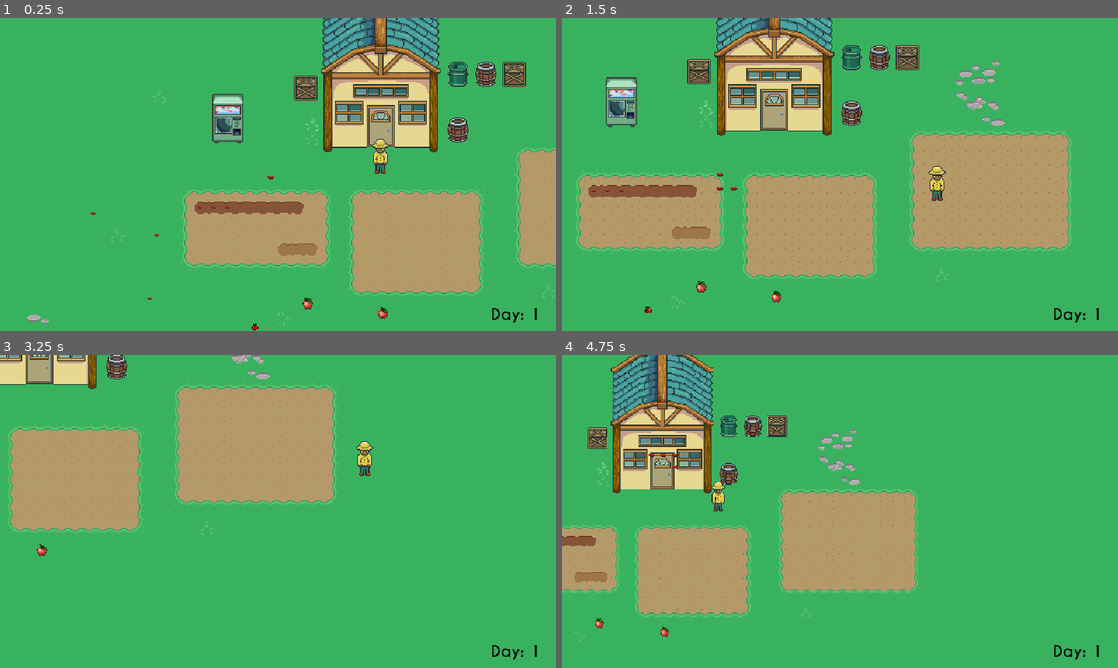
Above: before the commit, frames 1-4 (two rows, left to right).
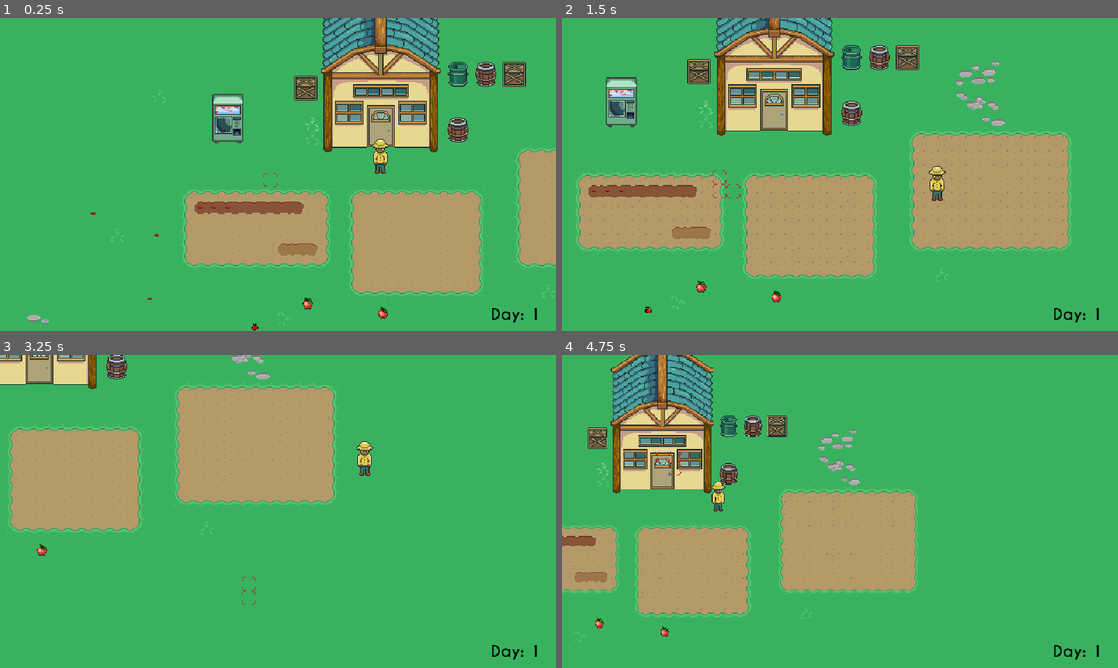
Above: after the commit, the same moments.

Repository: CreativeBuissnessCompany/cozy-x-build
Game: Godot game, scene res://Universe/universe.tscn
The game is run twice, just before and just after one commit, with the same random seed, the same clock (stepped at 60 frames per second) and the same inputs.
Inputs (mouse positions are in pixels of both pictures, inside the frame that each line leads up to):
- Up to frame 1 (0.25 s): no input
- Up to frame 2 (1.5 s): tap Enter at 0.5 s; move the mouse to (962, 158) at 0.52 s; hold Right (ui_right) 0.53-1.28 s; click (962, 158) at 0.6 s; move the mouse to (728, 190) at 1.27 s; hold Down (ui_down) from 1.28 s (still down); tap Space (interact) at 1.35 s; click (728, 190) at 1.42 s
- Up to frame 3 (3.25 s): move the mouse to (333, 442) at 2.02 s; release Down (ui_down) at 2.03 s; hold Right (ui_right) 2.03-2.78 s; tap E (toggle_dirt) at 2.1 s; click (333, 442) at 2.17 s; move the mouse to (250, 574) at 2.77 s; hold Up (ui_up) from 2.78 s (still down); tap R (toggle_water) at 2.85 s; click (250, 574) at 2.92 s
- Up to frame 4 (4.75 s): move the mouse to (1006, 558) at 3.52 s; release Up (ui_up) at 3.53 s; hold Left (ui_left) from 3.53 s (still down); tap X (zoom_in) at 3.6 s; click (1006, 558) at 3.67 s; move the mouse to (673, 464) at 4.27 s; tap Z (zoom_out) at 4.35 s; click (673, 464) at 4.42 s

The runs differ from the first frame. In frame 1, less than 0.1% of the frame differs, in the area x 47-50%, y 49-54%; in frame 2, less than 0.1%; in frame 3, less than 0.1%; in frame 4, less than 0.1%, in the area x 14-22%, y 30-39%.

Commit message:
Highlight Tile lookin' Perfect

Diff:
--- a/Components/highlight_tile/highlight_tile.gd
+++ b/Components/highlight_tile/highlight_tile.gd
@@ -11,7 +11,10 @@
 var tile_array: Array = []
 var wait_time: float = 0.15
 
+var highlight_atlas_coords = Vector2(0,0)
 
+var tilemap_to_copy
+var highlight_tilemap
 
 
 func _ready() -> void:
@@ -31,7 +34,7 @@
 	# Store Atlas Coords of selected Tile ....
 	tile_array.append(tilemap_target.get_cell_atlas_coords(mouse_pos_tml))
 	# Change Tile to Highlight PNG
-	tilemap_target.set_cell(mouse_pos_tml, 0, Vector2(9,13))
+	tilemap_target.set_cell(mouse_pos_tml, 2, highlight_atlas_coords)
 	# Create Timer and Wait for TimeOut...
 	await get_tree().create_timer(wait_time).timeout
 	# Grab the previous Tile and Put it back where it belongs ....
--- a/Locations/Farm/Art/farm_tileset.tres
+++ b/Locations/Farm/Art/farm_tileset.tres
@@ -1,7 +1,8 @@
-[gd_resource type="TileSet" load_steps=10 format=3 uid="uid://mhfdim12khwl"]
+[gd_resource type="TileSet" load_steps=12 format=3 uid="uid://mhfdim12khwl"]
 
 [ext_resource type="Texture2D" uid="uid://bybcwn4p07qyq" path="res://Locations/Farm/Art/farmhousetest (2).png" id="1_forse"]
 [ext_resource type="Texture2D" uid="uid://epp758vql0by" path="res://Entities/Items/Tools/Seeds/crops.png" id="2_wxhmr"]
+[ext_resource type="Texture2D" uid="uid://bnspgeui0pcpm" path="res://Components/highlight_tile/tile-selection.png" id="3_15130"]
 
 [sub_resource type="TileMapPattern" id="TileMapPattern_vyf1w"]
 tile_data = PackedInt32Array(0, 589824, 6, 65536, 589824, 7, 196608, 589824, 9, 262144, 589824, 10, 1, 655360, 6, 65537 …(204 unchanged characters)…
@@ -737,6 +738,10 @@
 1:3/0 = 0
 5:3/0 = 0
 
+[sub_resource type="TileSetAtlasSource" id="TileSetAtlasSource_o5j46"]
+texture = ExtResource("3_15130")
+0:0/0 = 0
+
 [resource]
 terrain_set_0/mode = 0
 terrain_set_0/terrain_0/name = "FarmGrass 0"
@@ -757,6 +762,7 @@
 custom_data_layer_2/type = 1
 sources/0 = SubResource("TileSetAtlasSource_8ngj4")
 sources/1 = SubResource("TileSetAtlasSource_fdamk")
+sources/2 = SubResource("TileSetAtlasSource_o5j46")
 pattern_0 = SubResource("TileMapPattern_vyf1w")
 pattern_1 = SubResource("TileMapPattern_c7pja")
 pattern_2 = SubResource("TileMapPattern_hqfoa")
--- a/Locations/Farm/farm.tscn
+++ b/Locations/Farm/farm.tscn
@@ -17,7 +17,7 @@
 script = ExtResource("1_slb32")
 
 [node name="01FarmGrass_TileMapLayer" type="TileMapLayer" parent="."]
-y_sort_enabled = true
+z_index = -1
 tile_map_data = PackedByteArray("AAD//zEAAAAEAAgAAAD//zAAAAAEAAcAAAD//y8AAAAEAAcAAAD//y4AAAAEAAcAAAD//y0AAAAEAAcAAAD//y …(78160 unchanged characters)…
 tile_set = ExtResource("2_f15kg")
 
Binary file added: Components/highlight_tile/tile-selection.png
Not shown, added: Components/highlight_tile/tile-selection.png.import
